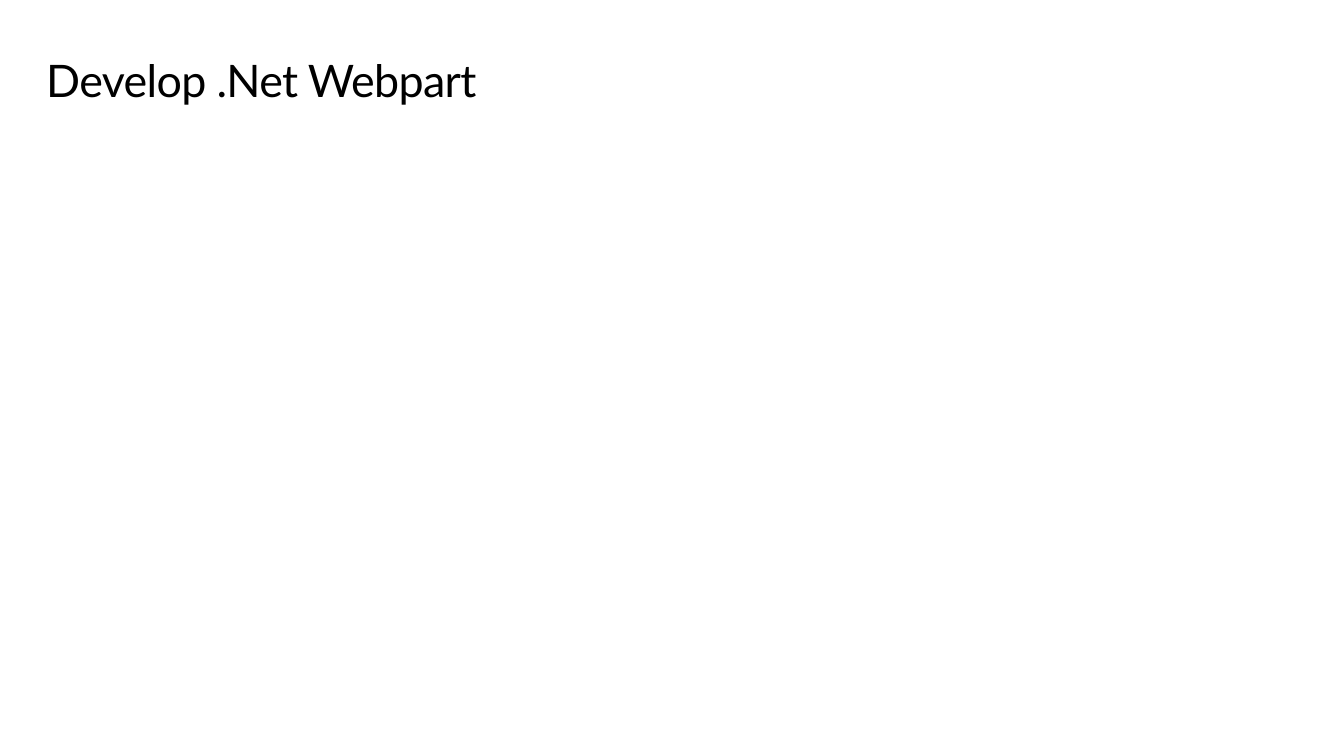
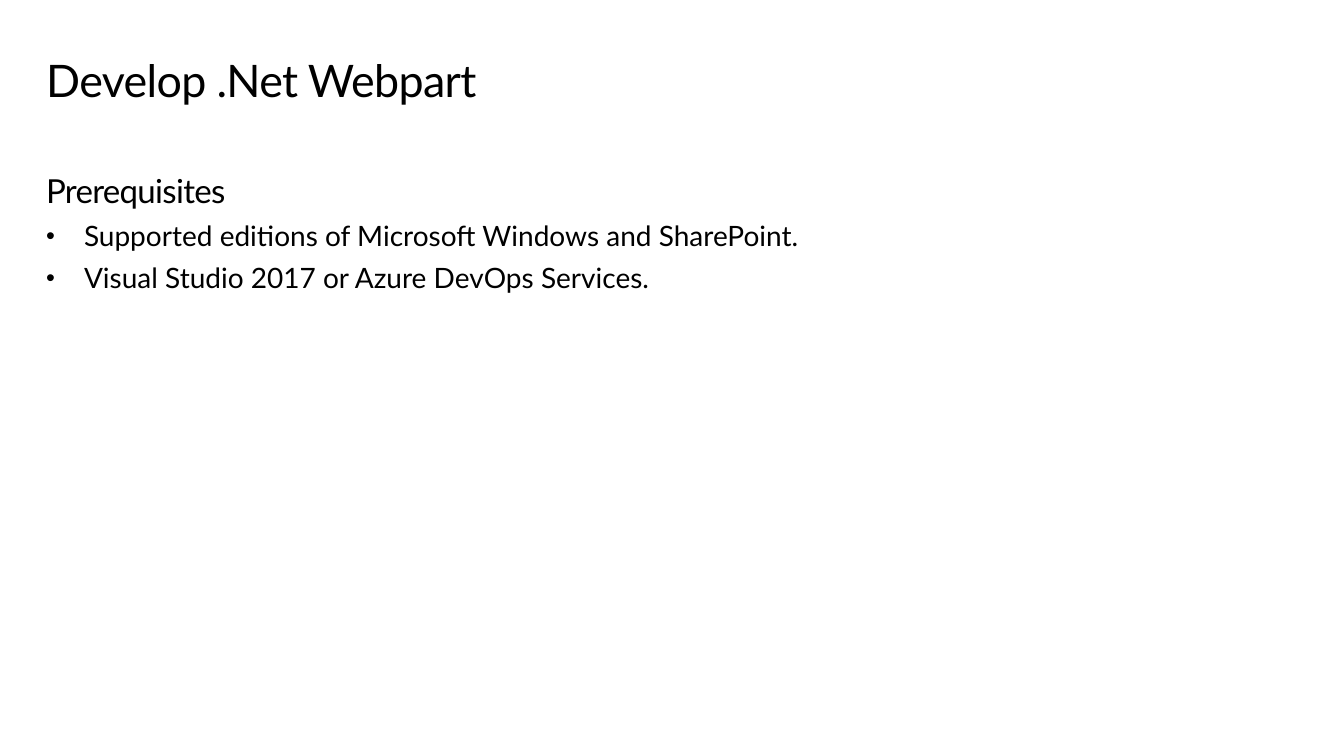
Before and after one commit to JPOWER4/SharePoint-2019-Training, a slide deck: slide 3 of Microsoft SharePoint 2019 Module 12.pptx. Drawn at 1344x756 pixels with LibreOffice and Linux fonts; fonts in the diff are those of the drawing. Boxes give left, top, right and bottom in pixels: in the first picture for what was removed or moved away, otherwise in the second. Text is boxed around its words. In the diff, an @@ line names an element or a change of style, - is before the commit and + after.

```diff
--- a/Microsoft SharePoint 2019 Module 12.pptx
+++ b/Microsoft SharePoint 2019 Module 12.pptx
@@ text added at (x1=46, y1=179, x2=798, y2=293), 20 pt, text #000000 @@
+Prerequisites
+  • Supported editions of Microsoft Windows and SharePoint.
+  • Visual Studio 2017 or Azure DevOps Services.
```
Also in this commit, not shown: 2 other files.
